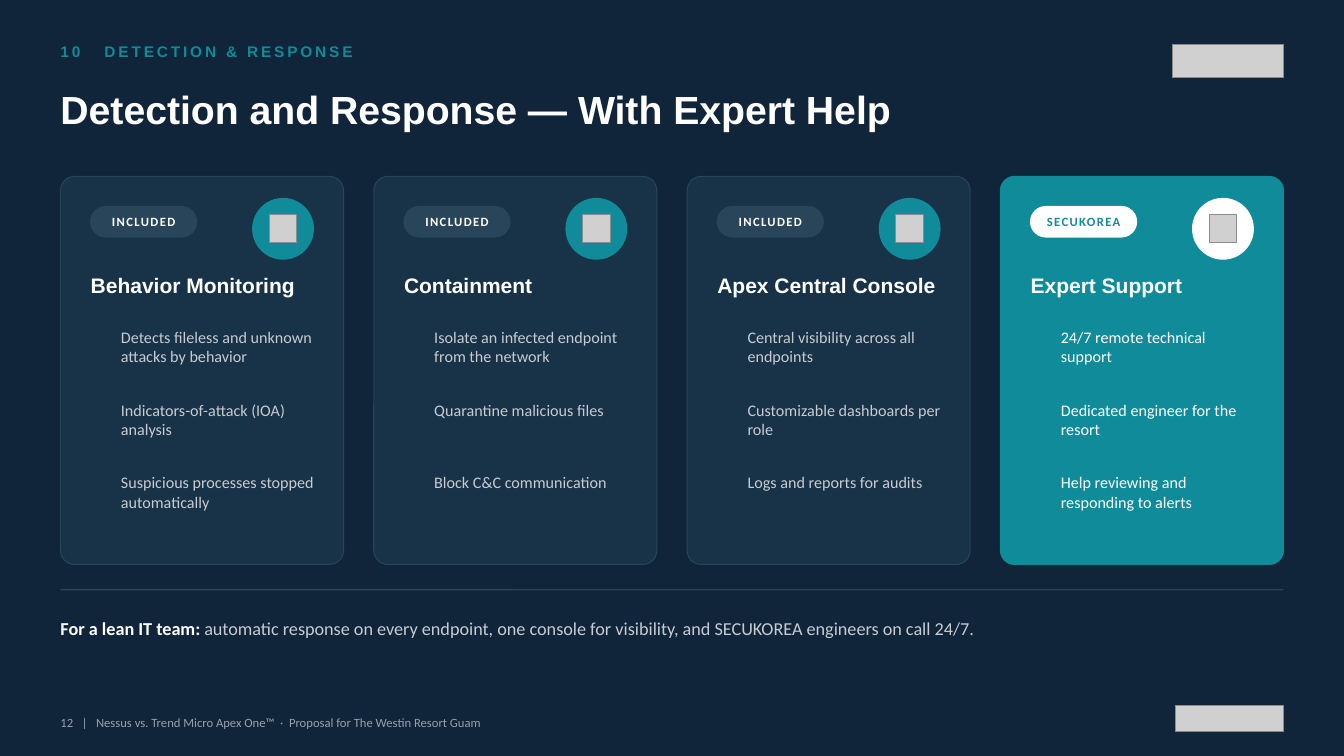
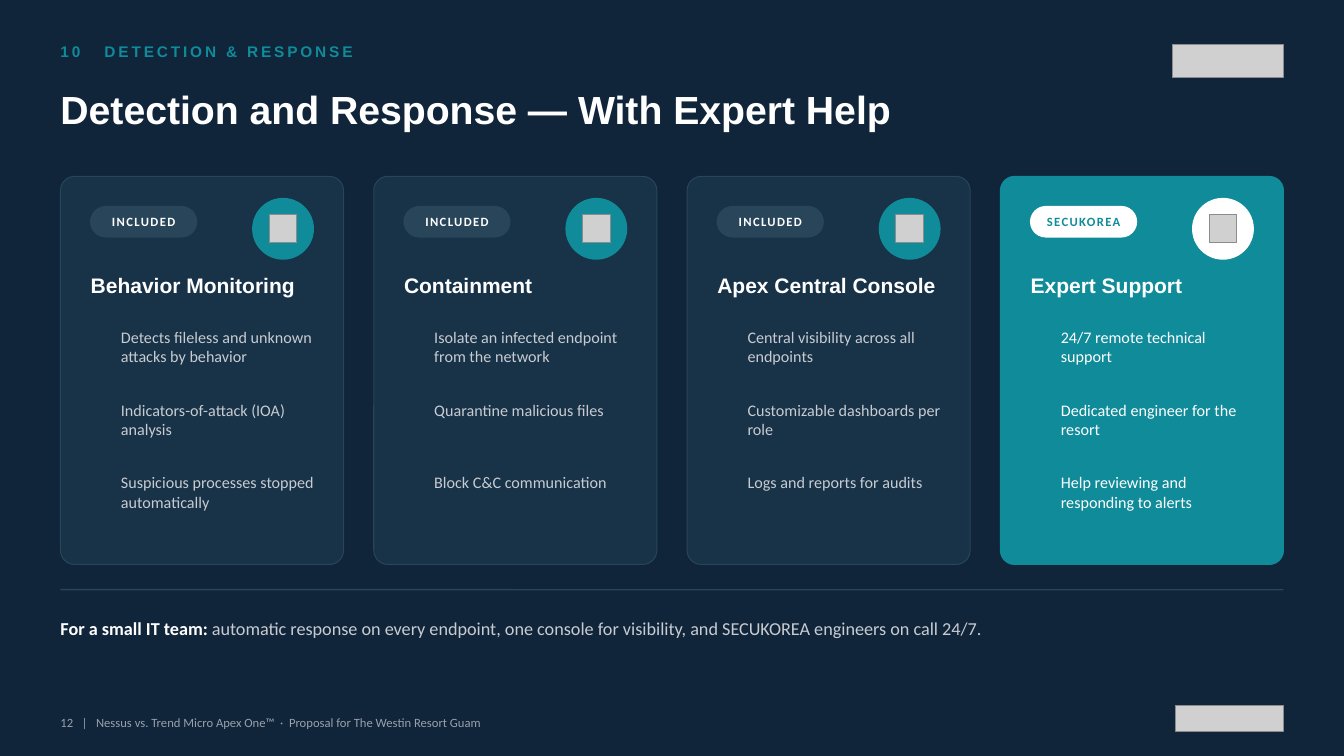
Before and after one commit to BigLee-Creator/Recommendations, a slide deck: slide 12 of ENG._Nessus_vs_Trend_Micro_Apex_One_Proposal_for_Westin_Resort_Guam_SECUKOREA.pptx. Drawn at 1344x756 pixels with LibreOffice and Linux fonts; fonts in the diff are those of the drawing; grey boxes stand for pictures; background and template pictures are left out. Boxes give left, top, right and bottom in pixels: in the first picture for what was removed or moved away, otherwise in the second. Text is boxed around its words. In the diff, an @@ line names an element or a change of style, - is before the commit and + after.

```diff
--- a/ENG._Nessus_vs_Trend_Micro_Apex_One_Proposal_for_Westin_Resort_Guam_SECUKOREA.pptx
+++ b/ENG._Nessus_vs_Trend_Micro_Apex_One_Proposal_for_Westin_Resort_Guam_SECUKOREA.pptx
@@ text at [60, 622, 981, 638]: text changed @@
-For a lean IT team: automatic response on every endpoint, one console for visibility, and SECUKOREA engineers on call 24/7.
+For a small IT team: automatic response on every endpoint, one console for visibility, and SECUKOREA engineers on call 24/7.
```
Also in this commit, not shown: 5 other slides changed.
